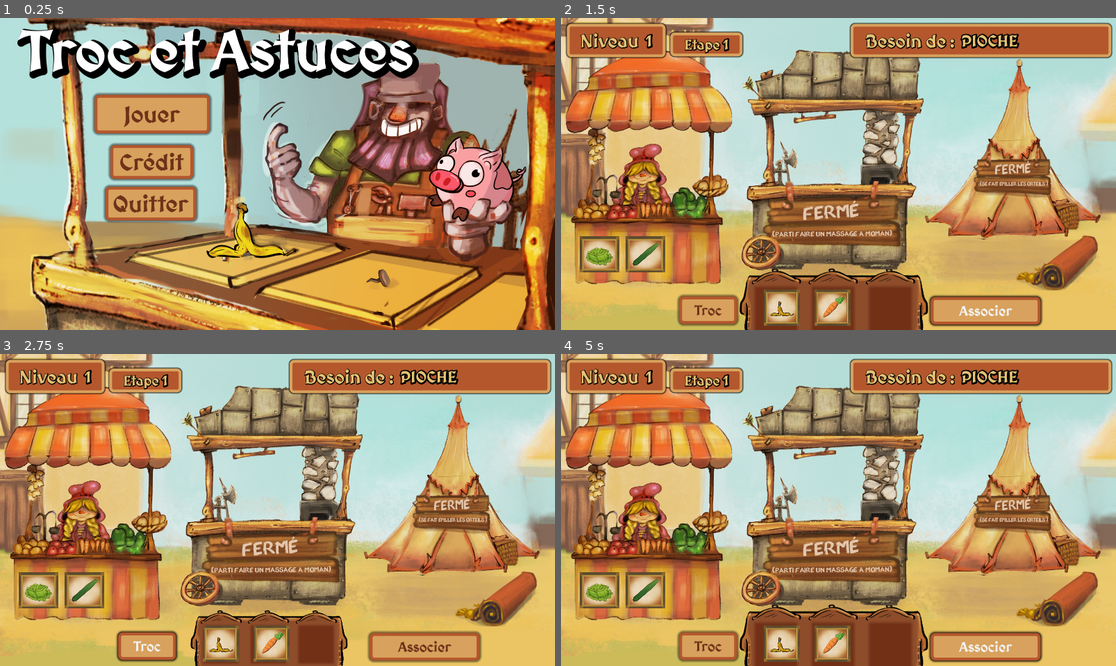
Above: before the commit, frames 1-4 (two rows, left to right).
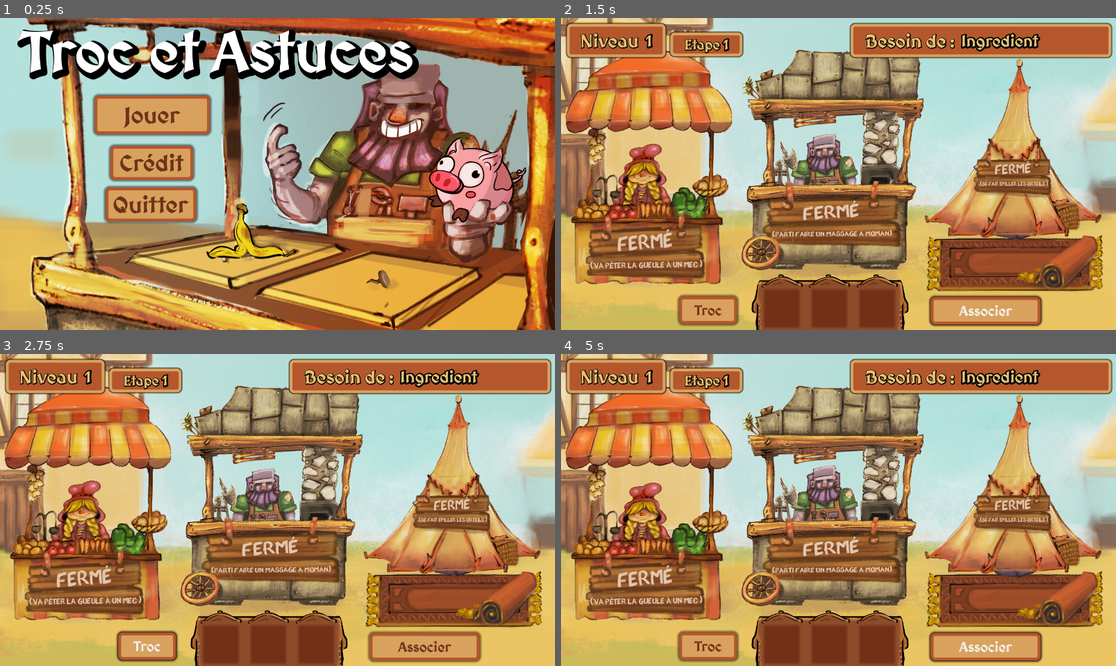
Above: after the commit, the same moments.

Repository: Xinart/TrockEtAstuce
Game: Godot game, scene res://Scenes/main_menu.tscn
Same seed, same stepped clock (60 frames per second), same inputs: the game is played once before the commit and once after it.
Inputs:
- Up to frame 1 (0.25 s): no input
- Up to frame 2 (1.5 s): click "Jouer" at 0.5 s; click "Associer" at 1.25 s
- Up to frame 3 (2.75 s): click "Troc" at 2 s
- Up to frame 4 (5 s): click "Associer" at 2.75 s; click "Troc" at 3.5 s; click "Associer" at 4.25 s

The runs differ from the first frame. In frame 1, 15% of the frame differs, in the area x 0-100%, y 0-100%; in frame 2, 15%; in frame 3, 12%; in frame 4, 15%.
Error after the commit: Invalid access to property or key 'scale' on a base object of type 'null instance'. (res://Scripts/Game.gd:15)

Commit message:
V1.1.1 - Minor bug fix

Diff:
--- a/Scenes/main_menu.tscn
+++ b/Scenes/main_menu.tscn
@@ -9,8 +9,13 @@
 
 [node name="Menu" parent="." instance=ExtResource("1_tv3w8")]
 self_modulate = Color(1, 1, 1, 0)
-offset_top = -3.0
-offset_bottom = -3.0
+anchors_preset = 0
+anchor_right = 0.0
+anchor_bottom = 0.0
+grow_horizontal = 1
+grow_vertical = 1
+size_flags_horizontal = 4
+size_flags_vertical = 4
 game_entry_scene = "res://Scenes/main_scene.tscn"
 
 [node name="PlayButton" parent="Menu" index="0"]
@@ -39,21 +44,17 @@
 offset_bottom = 704.0
 theme_override_font_sizes/font_size = 80
 
-[node name="AudioStreamPlayer2D" type="AudioStreamPlayer2D" parent="."]
-stream = ExtResource("2_3ife0")
-autoplay = true
-
-[node name="Sprite2D" type="Sprite2D" parent="."]
+[node name="Sprite2D" type="Sprite2D" parent="Menu"]
 z_index = -10
-position = Vector2(957, 540.5)
+position = Vector2(957, 543.5)
 scale = Vector2(1.01979, 1.02315)
 texture = ExtResource("3_vxm2r")
 
-[node name="Label" type="Label" parent="."]
+[node name="Label" type="Label" parent="Menu"]
 offset_left = 62.0
-offset_top = -11.0
+offset_top = -8.0
 offset_right = 1429.0
-offset_bottom = 231.0
+offset_bottom = 234.0
 theme = ExtResource("4_3u05b")
 theme_override_colors/font_shadow_color = Color(0, 0, 0, 1)
 theme_override_constants/shadow_offset_x = 10
@@ -62,4 +63,8 @@
 theme_override_font_sizes/font_size = 200
 text = "Troc et Astuces"
 
+[node name="AudioStreamPlayer2D" type="AudioStreamPlayer2D" parent="."]
+stream = ExtResource("2_3ife0")
+autoplay = true
+
 [editable path="Menu"]
--- a/Scenes/main_scene.tscn
+++ b/Scenes/main_scene.tscn
@@ -231,7 +231,7 @@
 tracks/2/type = "value"
 tracks/2/imported = false
 tracks/2/enabled = true
-tracks/2/path = NodePath("CanvasLayer/PlayerInventory:self_modulate")
+tracks/2/path = NodePath("CanvasLayer/Control/PlayerInventory:self_modulate")
 tracks/2/interp = 1
 tracks/2/loop_wrap = true
 tracks/2/keys = {
@@ -247,7 +247,7 @@
 tracks/0/type = "value"
 tracks/0/imported = false
 tracks/0/enabled = true
-tracks/0/path = NodePath("CanvasLayer/PlayerInventory:self_modulate")
+tracks/0/path = NodePath("CanvasLayer/Control/PlayerInventory:self_modulate")
 tracks/0/interp = 1
 tracks/0/loop_wrap = true
 tracks/0/keys = {
@@ -309,6 +309,8 @@
 [node name="main_scene" type="Node2D"]
 script = ExtResource("2_ijt8f")
 end_game_scene = "res://Scenes/end_menu.tscn"
+nb_merchant = null
+nb_item_per_merchant = null
 
 [node name="CanvasLayer" type="CanvasLayer" parent="."]
 
@@ -319,6 +321,8 @@
 anchor_bottom = 1.0
 grow_horizontal = 2
 grow_vertical = 2
+size_flags_horizontal = 4
+size_flags_vertical = 4
 
 [node name="Panel" type="Panel" parent="CanvasLayer/Control"]
 self_modulate = Color(1, 1, 1, 0)
@@ -681,7 +685,7 @@
 grow_vertical = 2
 color = Color(0.435294, 0.2, 0.101961, 1)
 
-[node name="MarginContainer" type="MarginContainer" parent="CanvasLayer/Control/Panel/EndStepPanel/ColorRect"]
+[node name="EndStepPanel" type="MarginContainer" parent="CanvasLayer/Control/Panel/EndStepPanel/ColorRect"]
 layout_mode = 1
 anchors_preset = 15
 anchor_right = 1.0
@@ -693,7 +697,7 @@
 theme_override_constants/margin_right = 10
 theme_override_constants/margin_bottom = 10
 
-[node name="StepIngredient" parent="CanvasLayer/Control/Panel/EndStepPanel/ColorRect/MarginContainer" instance=ExtResource("10_66vte")]
+[node name="StepIngredient" parent="CanvasLayer/Control/Panel/EndStepPanel/ColorRect/EndStepPanel" instance=ExtResource("10_66vte")]
 z_index = 5
 layout_mode = 2
 color = Color(0.439216, 0.203922, 0.105882, 1)
@@ -780,13 +784,13 @@
 theme_override_font_sizes/font_size = 100
 text = " Menu principal "
 
-[node name="Background" type="Sprite2D" parent="CanvasLayer"]
+[node name="Background" type="Sprite2D" parent="CanvasLayer/Control"]
 z_index = -20
 position = Vector2(960, 540)
 texture = ExtResource("14_63wyi")
 metadata/_edit_lock_ = true
 
-[node name="PlayerInventory" type="Sprite2D" parent="CanvasLayer"]
+[node name="PlayerInventory" type="Sprite2D" parent="CanvasLayer/Control"]
 z_index = -20
 position = Vector2(866, 990)
 scale = Vector2(0.822398, 0.879807)
--- a/Scripts/Autoloads/GameData.gd
+++ b/Scripts/Autoloads/GameData.gd
@@ -32,9 +32,9 @@
 			,LevelStep.new(
 				["fer à cheval","pioche"] # Player inventory
 				,[] # Farmer inventory
-				,["seau","corde"] # Blacksmith inventory
+				,["seau","tissu"] # Blacksmith inventory
 				,[] # Stranger inventory
-			,IngredientData.new("chapeau",["corde","seau"]) # Object to find to pass the step
+			,IngredientData.new("chapeau",["tissu","seau"]) # Object to find to pass the step
 			)
 			# 1.5
 			,LevelStep.new(
--- a/Scripts/Game.gd
+++ b/Scripts/Game.gd
@@ -8,7 +8,7 @@
 @onready var ingredient_needed_label = $CanvasLayer/Control/Panel/AskingIngredientContainer/MarginContainer/HBoxContainer/IngredientNeededLabel
 @onready var level_label = $CanvasLayer/Control/Panel/Levelindicator/MarginContainer/HBoxContainer/Level_label
 @onready var level_step_label = $CanvasLayer/Control/Panel/Stepindicator2/MarginContainer/HBoxContainer/levelStepLabel
-@onready var step_ingredient = $CanvasLayer/Control/Panel/EndStepPanel/ColorRect/MarginContainer/StepIngredient
+@onready var step_ingredient = $CanvasLayer/Control/Panel/EndStepPanel/ColorRect/EndStepPanel/StepIngredient
 @onready var sfx_audio_stream_player_2d : AudioStreamPlayer2D = $SFXAudioStreamPlayer2D
 
 @onready var player_inventory: Sprite2D = $CanvasLayer/PlayerInventory
@@ -54,6 +54,9 @@
 	GameData.list_level[GameData.current_level_index].current_step_index = 0
 	GameData.list_level[GameData.current_level_index].current_level_step = \
 	GameData.list_level[GameData.current_level_index].list_level_steps[0]
+	for level in GameData.list_level:
+		level.current_step_index = 0
+		level.current_level_step = level.list_level_steps[0]
 	_set_data_for_step_of_current_level()
 	Input.set_custom_mouse_cursor(load("res://Visual/yolo/pointeur_petit.png"))
 
--- a/Scripts/UIIngredient.gd
+++ b/Scripts/UIIngredient.gd
@@ -24,6 +24,11 @@
 			scale.x = size_scale_on_mouse_hover
 			scale.y = size_scale_on_mouse_hover
 
+	if get_parent().name == "EndStepPanel":
+		scale.x = 1
+		scale.y = 1
+
+
 
 
 
@@ -36,10 +41,10 @@
 
 func _on_mouse_entered():
 	is_mouse_over = true
-	if !is_selected:
+	if !is_selected :
+		print(get_parent().name)
 		scale.x = size_scale_on_mouse_hover
 		scale.y = size_scale_on_mouse_hover
-	print("YOLO")
 
 
 
--- a/project.godot
+++ b/project.godot
@@ -12,7 +12,7 @@
 
 config/name="TrocEtAstuce"
 config/description="Bienvenu dans troc et astuces. Rien de plus simple ! Tu choisis un objet dans ton inventaire, tu en prends un autre et PAF, tu obtiens un TRUC ! N’hésite pas à troquer au marché. Comme ça, tu serais bien équipé !"
-config/version="1.1.0"
+config/version="1.1.1"
 run/main_scene="res://Scenes/main_menu.tscn"
 config/features=PackedStringArray("4.2", "Forward Plus")
 config/icon="res://Visual/TrocEtAstuceIcone.svg"
Not shown, changed: export_presets.cfg
Not shown, changed: Builds/windows/TrocEtAstuce.exe
Not shown, changed: Builds/windows/TrocEtAstuce.pck
Not shown, changed: Builds/windows/TrocEtAstuce.zip
